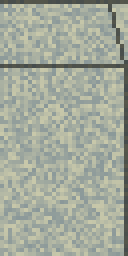
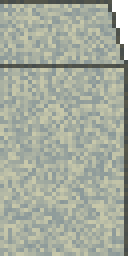
Layers edited between the first and the second 128x256 image:
painted on "top" over 112, 0, 128, 4
painted on "Wall" over 112, 0, 128, 60
